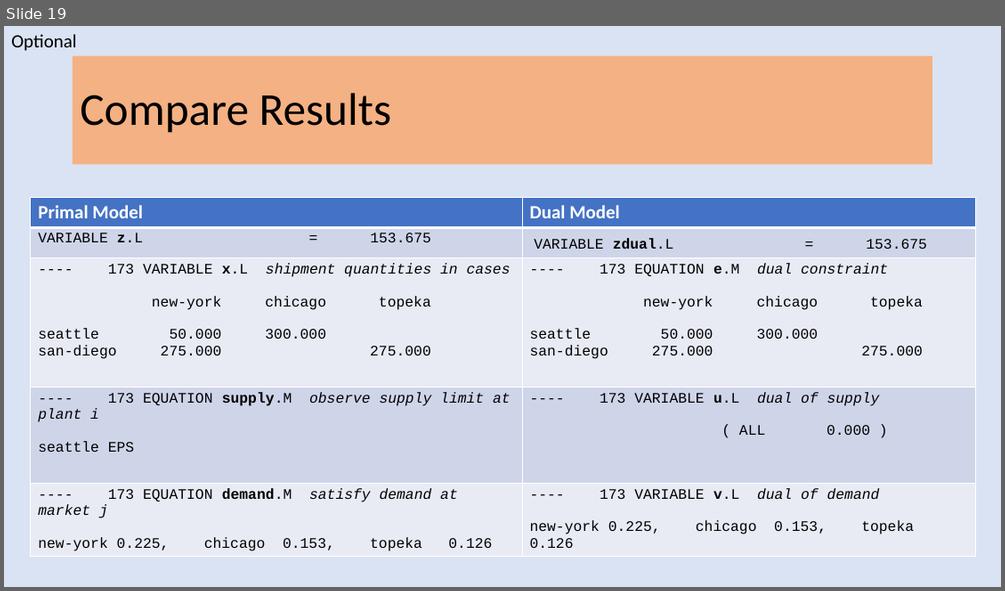
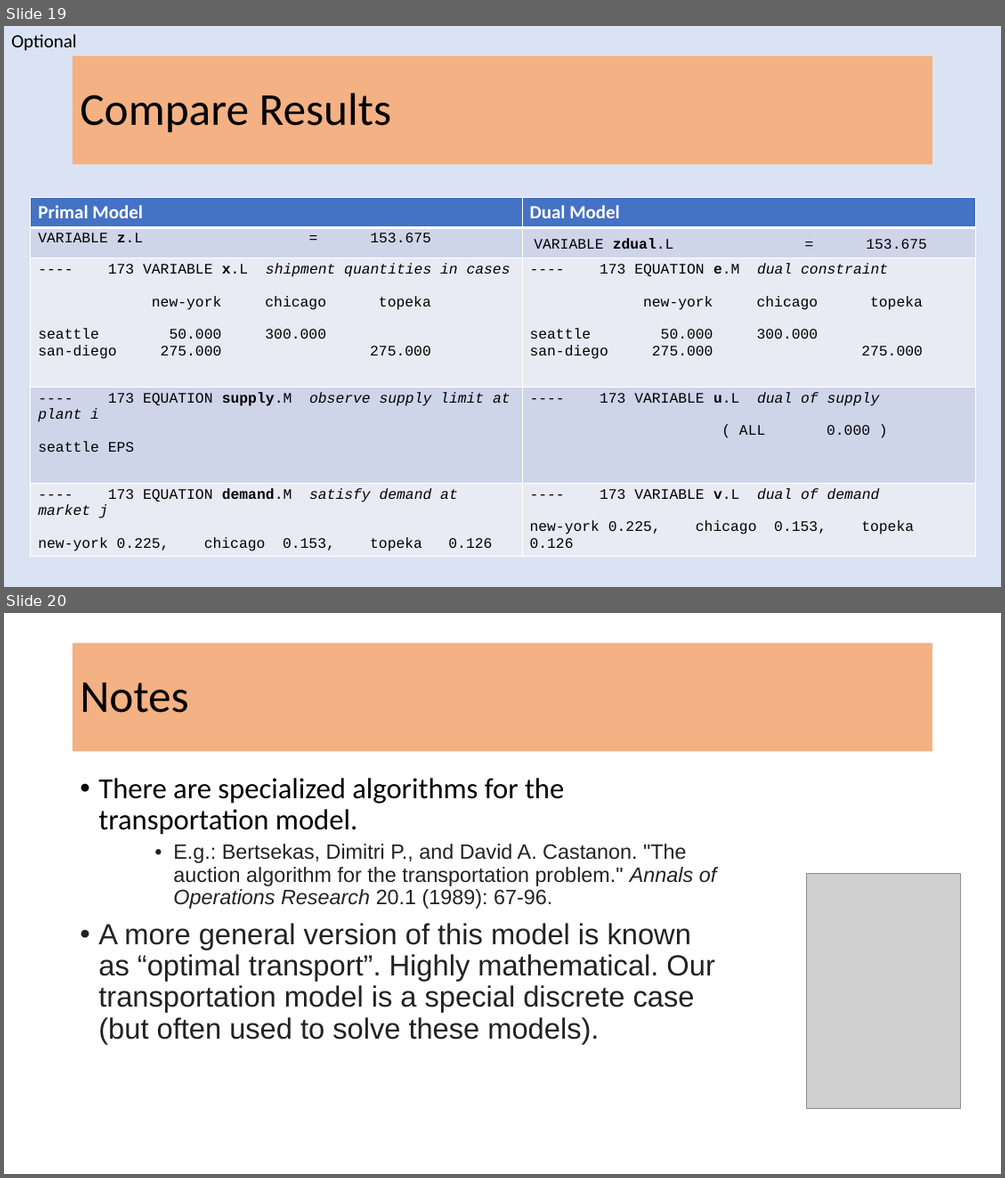
Before and after one commit to aopt/OptimizationModels, a slide deck: WorkShop/transportationLP.pptx. Shown one above the other, each under a label of ours: slide 19 before the commit, slides 19 and 20 after it. The pictures are 1005x591 and 1005x1178 pixels, drawn with LibreOffice and Linux fonts; fonts in the diff are those of the drawing; grey boxes stand for pictures. Boxes give left, top, right and bottom in pixels: in the first picture for what was removed or moved away, otherwise in the second. Text is boxed around its words. In the diff, an @@ line names an element or a change of style, - is before the commit and + after.

```diff
--- a/WorkShop/transportationLP.pptx
+++ b/WorkShop/transportationLP.pptx
@@ slide 20 added at (4,613,1001,1174), background #FFFFFF @@
@@ title added at (73,643,933,751), fill #F4B183, 44 pt, text #000000 @@
+Notes
@@ text added at (98,778,716,1044), 28 pt, text #222222 @@
+• There are specialized algorithms for the transportation model.
+    • E.g.: Bertsekas, Dimitri P., and David A. Castanon. "The auction algorithm for the transportation problem." Annals of Operations Research 20.1 (1989): 67-96.
+• A more general version of this model is known as “optimal transport”. Highly mathematical. Our transportation model is a special discrete case (but often used to solve these models).
@@ picture added at (807,874,961,1109) @@
```
Also in this commit, not shown: 1 slide changed, 3 other files.
